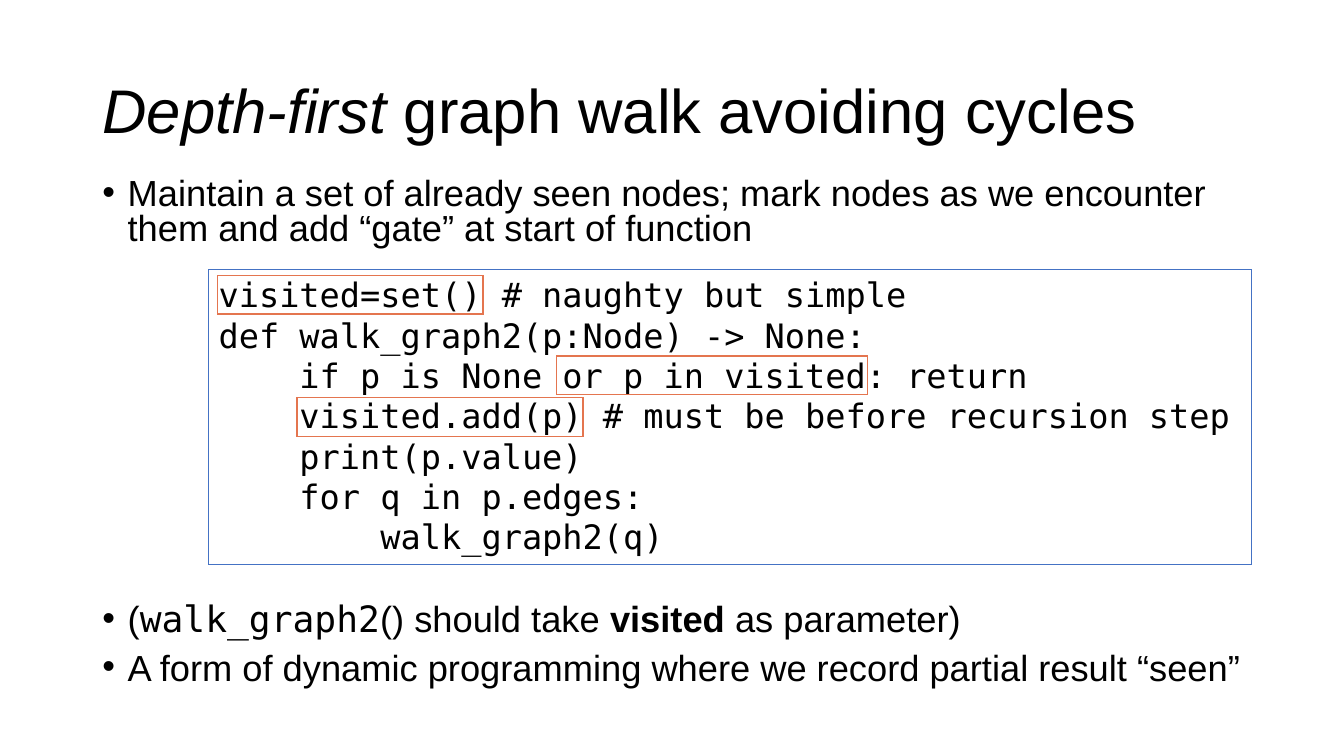
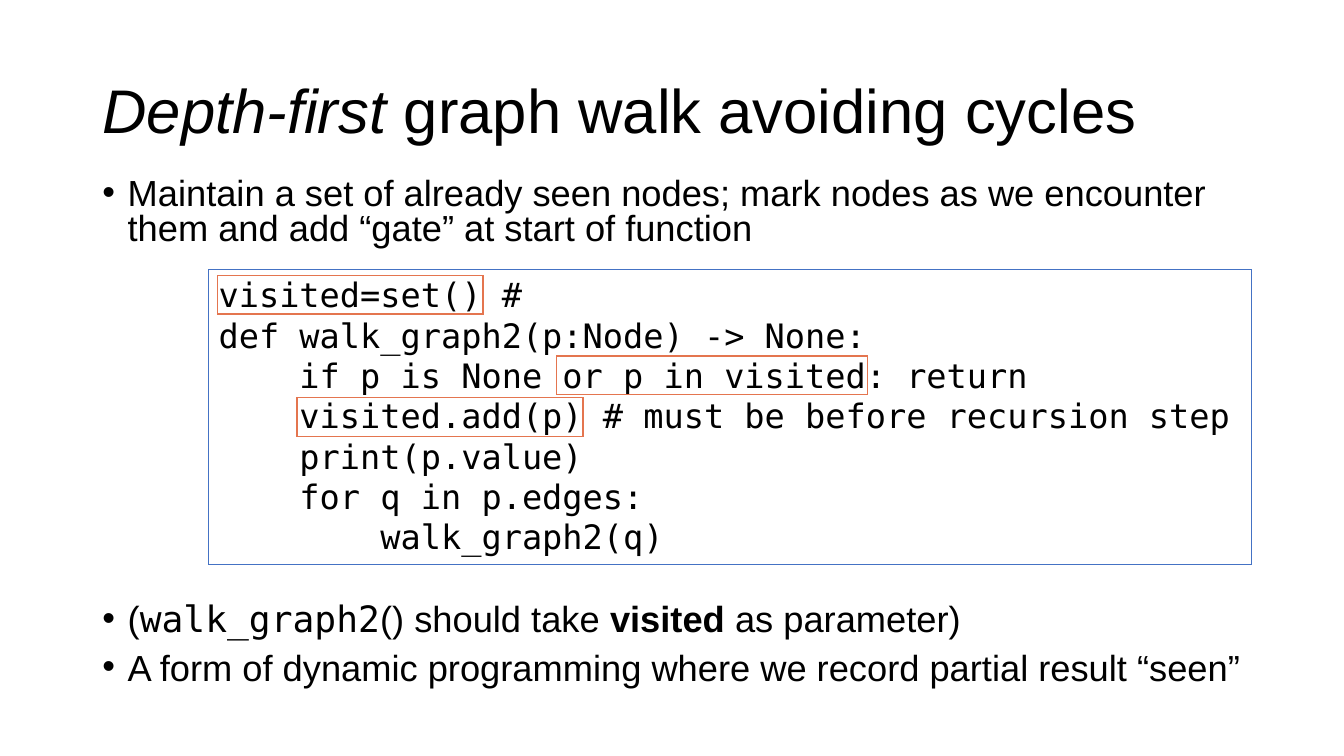
Before and after one commit to USFCA-MSDS/msds689, a slide deck: slide 11 of notes/walking-structures.pptx (slide 12 before the commit). Drawn at 1344x756 pixels with LibreOffice and Linux fonts; fonts in the diff are those of the drawing; background and template pictures are left out. Boxes give left, top, right and bottom in pixels: in the first picture for what was removed or moved away, otherwise in the second. Text is boxed around its words. In the diff, an @@ line names an element or a change of style, - is before the commit and + after.

```diff
--- a/notes/walking-structures.pptx
+++ b/notes/walking-structures.pptx
@@ text in rectangle at bbox=[219, 281, 482, 315]: text changed @@
-visited=set() # naughty but simple
+visited=set() #
```
Also in this commit, not shown: 2 other slides changed, 1 slide removed, 3 other files.
